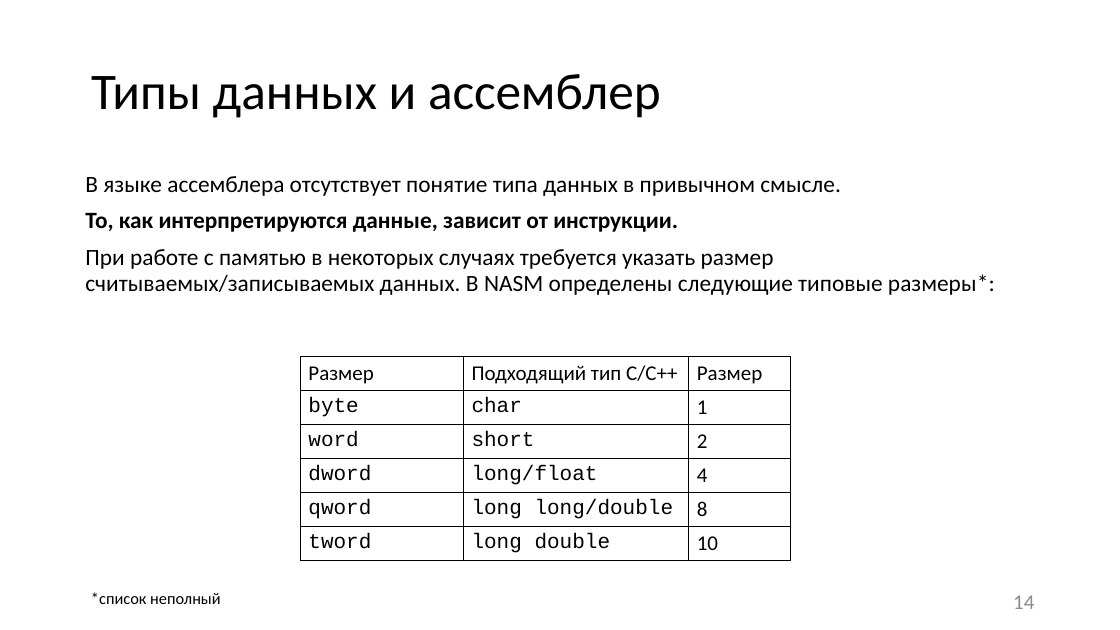
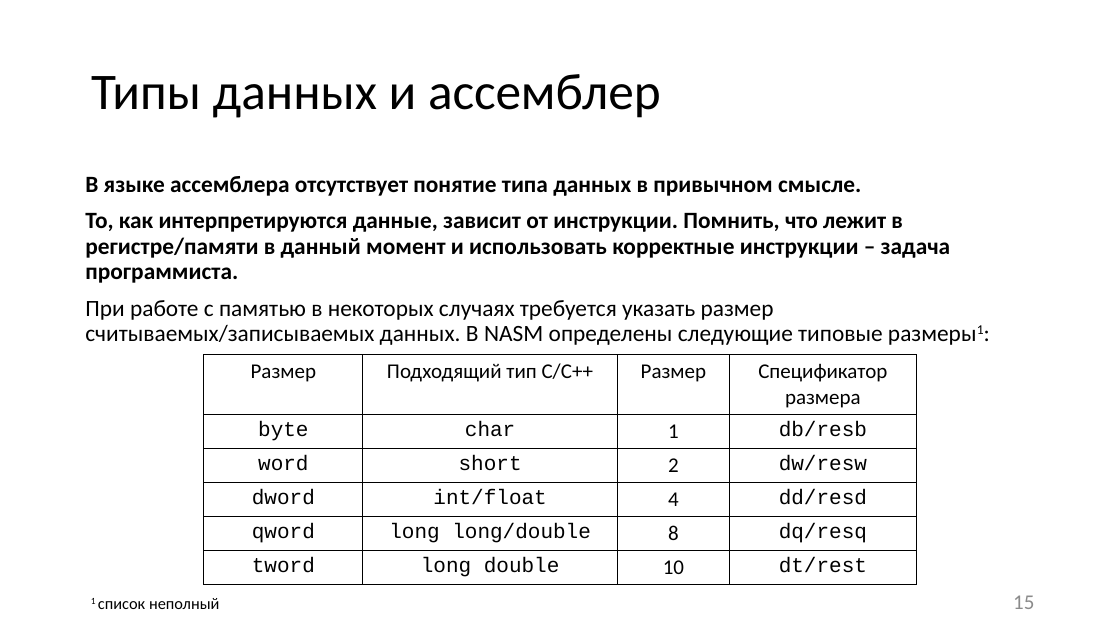
Before and after one commit to itsecd/low-level-programming, a slide deck: slide 15 of Lectures/1.Introduction/Lecture1.pptx (slide 14 before the commit). Drawn at 1120x630 pixels with LibreOffice and Linux fonts; fonts in the diff are those of the drawing. Boxes give left, top, right and bottom in pixels: in the first picture for what was removed or moved away, otherwise in the second. Text is boxed around its words. In the diff, an @@ line names an element or a change of style, - is before the commit and + after.

Commit message:
Starting a new season [~] Lecture1: some changes in wording [-] Lab files (scheduled to upload new versions soon)

```diff
--- a/Lectures/1.Introduction/Lecture1.pptx
+++ b/Lectures/1.Introduction/Lecture1.pptx
@@ text at (x1=85, y1=176, x2=861, y2=196): bold on in "В языке ассемблера отсутствует понятие типа данных ..." @@
@@ text at (x1=85, y1=213, x2=951, y2=345): text changed; bold on @@
-То, как интерпретируются данные, зависит от инструкции.
-При работе с памятью в некоторых случаях требуется указать размер считываемых/записываемых данных. В NASM определены следующие типовые размеры*:
+То, как интерпретируются данные, зависит от инструкции. Помнить, что лежит в регистре/памяти в данный момент и использовать корректные инструкции – задача программиста.
+При работе с памятью в некоторых случаях требуется указать размер считываемых/записываемых данных. В NASM определены следующие типовые размеры1:
@@ table at (x1=204, y1=355, x2=917, y2=584) @@
-column 2, row 4: long/float
+column 2, row 4: int/float
+column 4: Спецификатор размера | db/resb | dw/resw | dd/resd | dq/resq | dt/rest
@@ table resized from (x1=300, y1=356, x2=791, y2=560) to (x1=204, y1=355, x2=917, y2=584) @@
@@ text at (x1=91, y1=598, x2=220, y2=609): text changed @@
-*список неполный
+1 список неполный
@@ page number at (x1=1013, y1=595, x2=1034, y2=609): text changed @@
-14
+15
```
Also in this commit, not shown: 32 other slides changed, 2 slides added, 39 other files.
